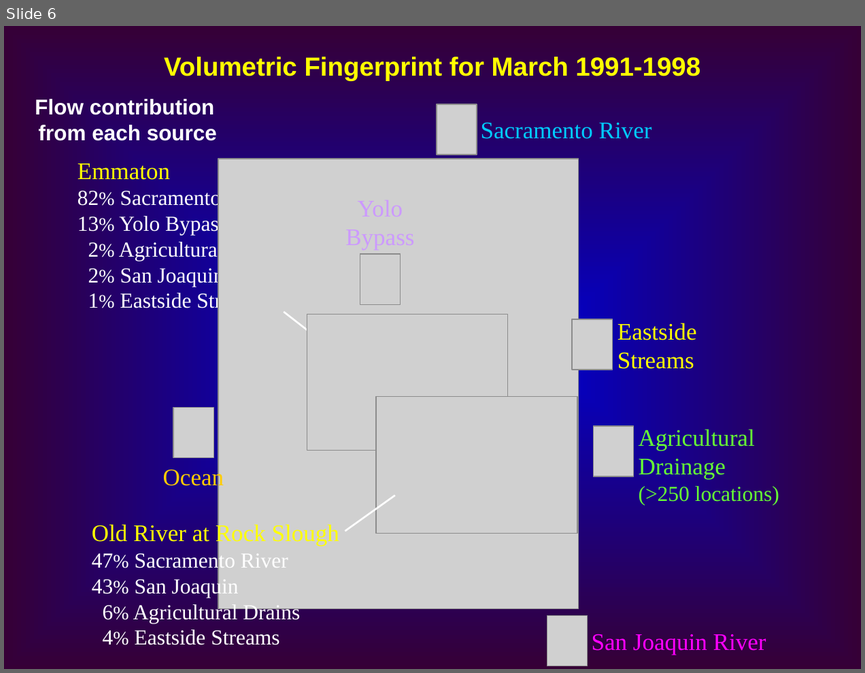
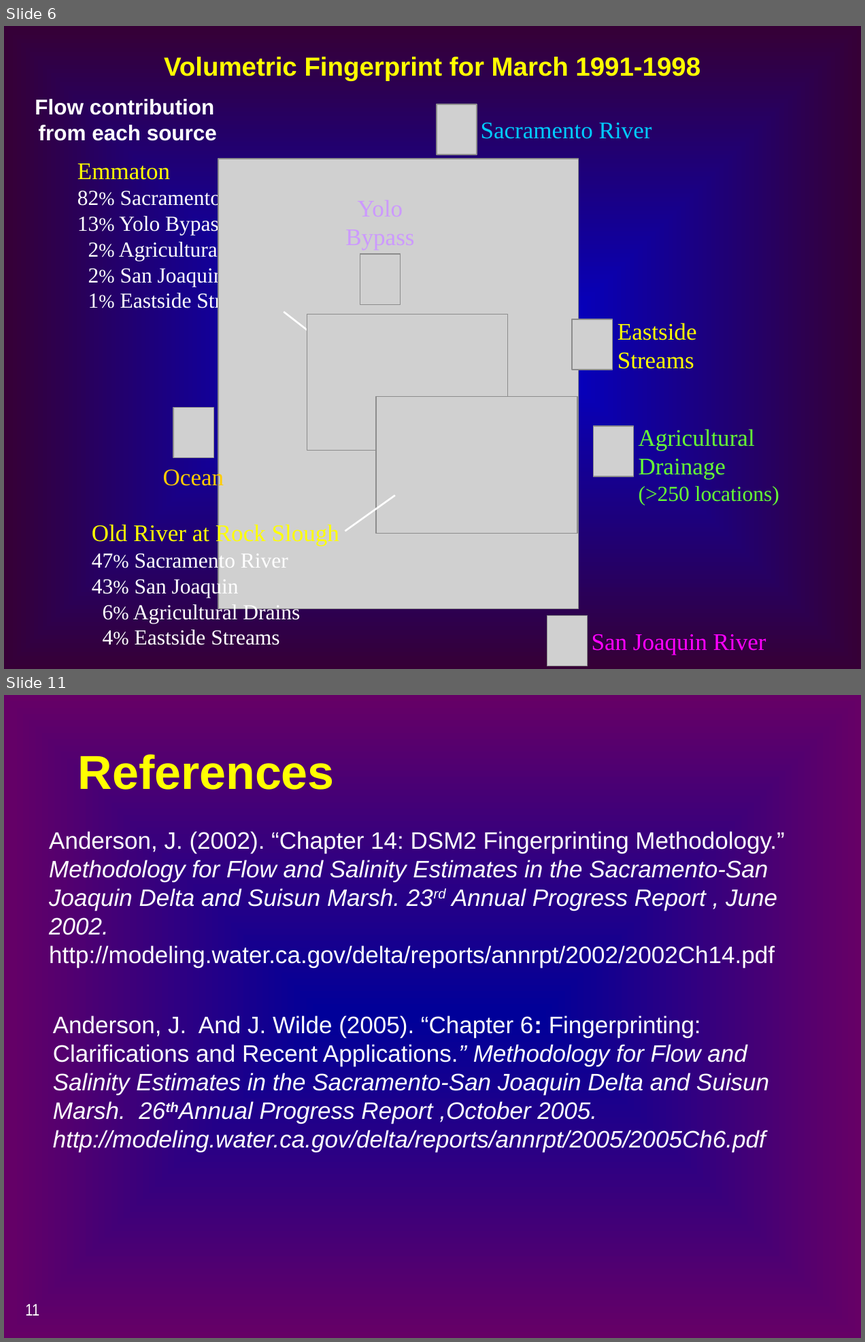
Before and after one commit to CADWRDeltaModeling/dsm2, a slide deck: dsm2/presentations/Source_Tracking.ppt. Shown one above the other, each under a label of ours: slide 6 before the commit, slides 6 and 11 after it; the slides between them are not shown. The pictures are 865x673 and 865x1342 pixels, drawn with LibreOffice and Linux fonts; fonts in the diff are those of the drawing; grey boxes stand for pictures. Boxes give left, top, right and bottom in pixels: in the first picture for what was removed or moved away, otherwise in the second. Text is boxed around its words. In the diff, an @@ line names an element or a change of style, - is before the commit and + after.

```diff
--- a/dsm2/presentations/Source_Tracking.ppt
+++ b/dsm2/presentations/Source_Tracking.ppt
@@ slide 11 added at box(4, 695, 861, 1338), background gradient #000099 to #660066 @@
@@ title added at box(78, 754, 334, 790), 40 pt, text #FFFF00, bold @@
+References
@@ text added at box(49, 831, 784, 967), 20 pt, text #FFFFFF @@
+Anderson, J. (2002). “Chapter 14: DSM2 Fingerprinting Methodology.” Methodology for Flow and Salinity Estimates in the Sacramento-San Joaquin Delta and Suisun Marsh. 23rd Annual Progress Report , June 2002. http://modeling.water.ca.gov/delta/reports/annrpt/2002/2002Ch14.pdf
@@ text added at box(53, 1015, 769, 1152), 20 pt, text #FFFFFF, italic @@
+Anderson, J. And J. Wilde (2005). “Chapter 6: Fingerprinting: Clarifications and Recent Applications.” Methodology for Flow and Salinity Estimates in the Sacramento-San Joaquin Delta and Suisun Marsh. 26thAnnual Progress Report ,October 2005. http://modeling.water.ca.gov/delta/reports/annrpt/2005/2005Ch6.pdf
@@ page number added at box(25, 1304, 39, 1315), 14 pt, text #FFFFFF @@
+11
```
Also in this commit, not shown: 3 slides changed, 2 other slides added.
